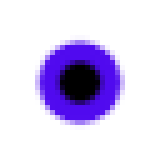
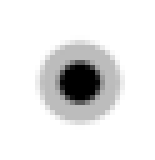
The second 155×160 image is a revision of the first. Changes to its layers:
added layer "gray" above "white" over [35, 35, 125, 130]
removed layer "purple" over [35, 35, 125, 130]
hid "white background" over [35, 35, 125, 130]
